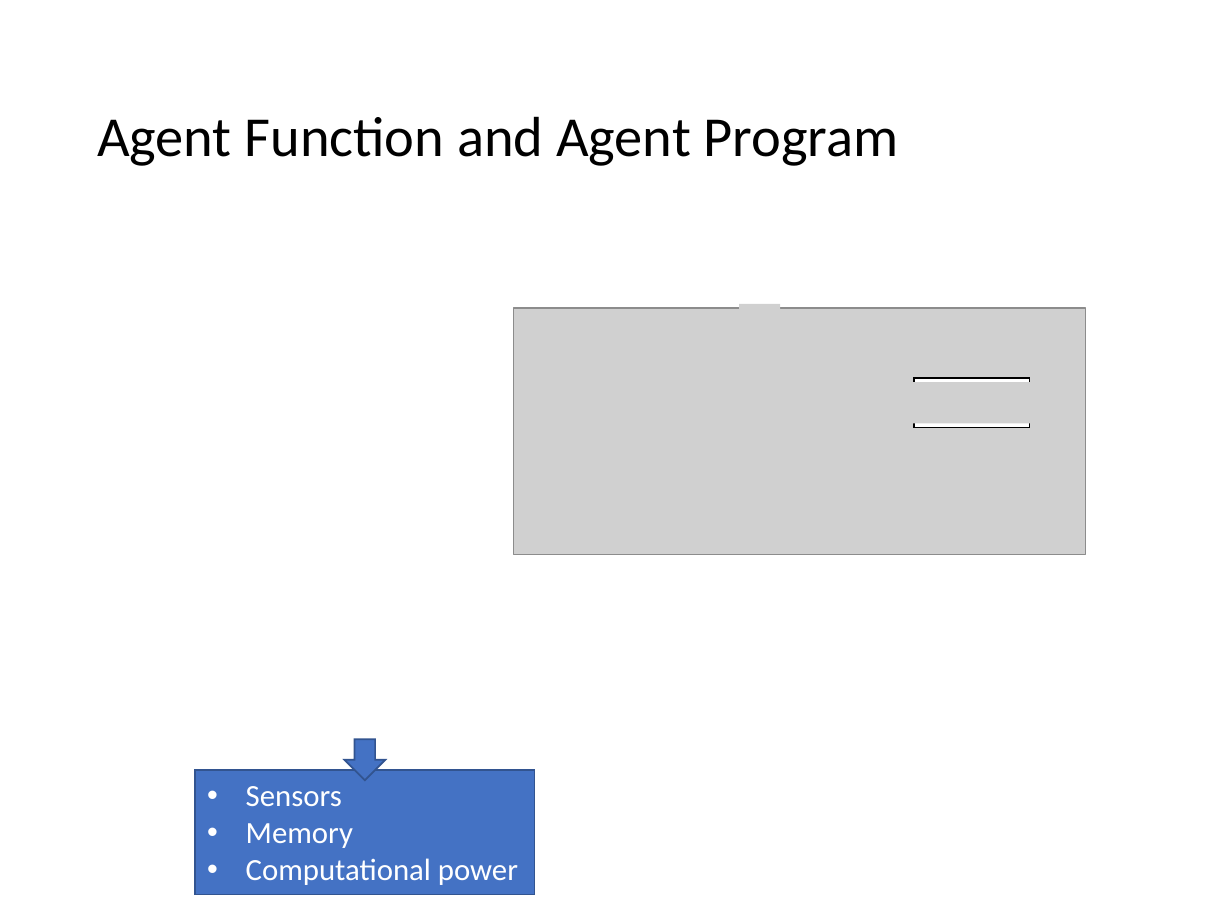
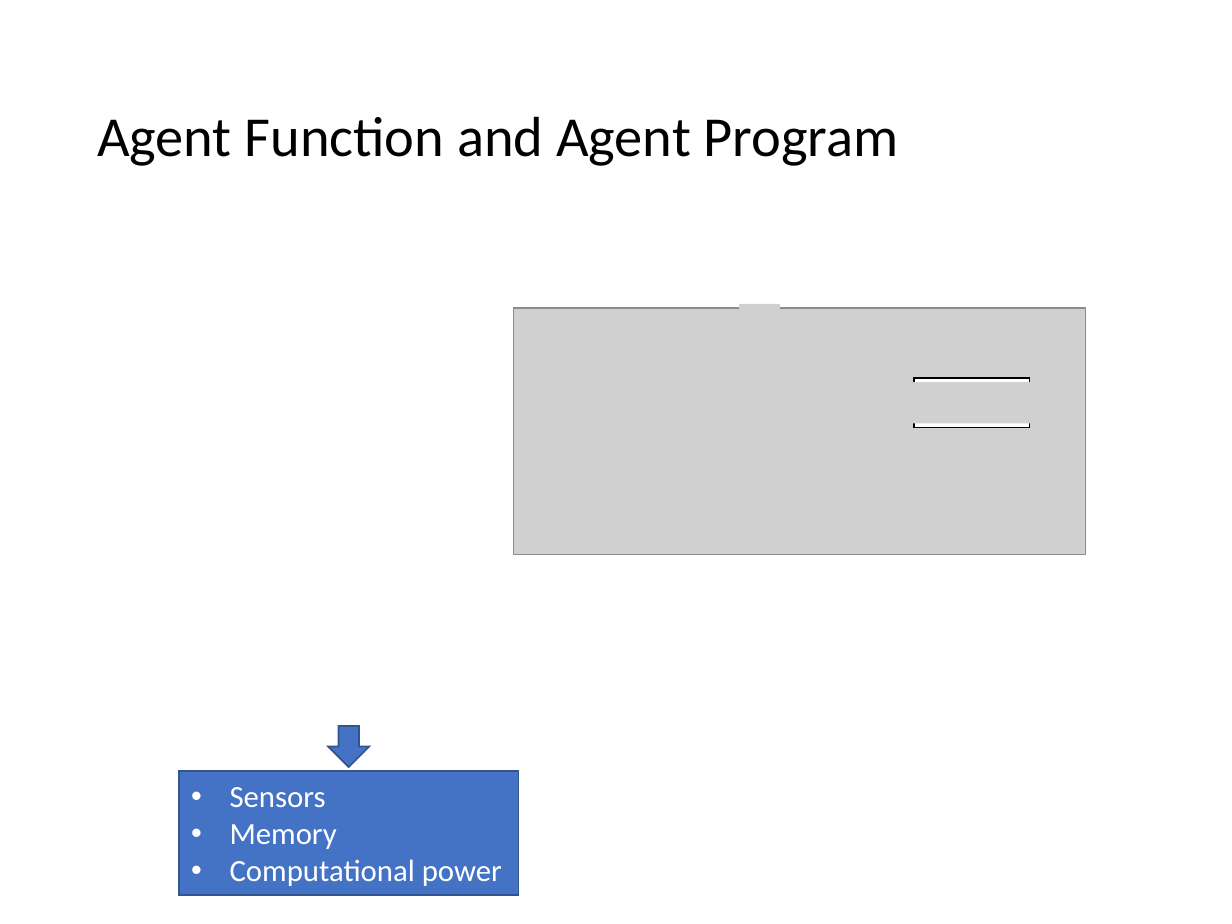
Before and after one commit to mhahsler/CS7320-AI, a slide deck: slide 5 of slides/02_agents.pptx. Drawn at 1232x924 pixels with LibreOffice and Linux fonts; fonts in the diff are those of the drawing; grey boxes stand for pictures. Boxes give left, top, right and bottom in pixels: in the first picture for what was removed or moved away, otherwise in the second. Text is boxed around its words. In the diff, an @@ line names an element or a change of style, - is before the commit and + after.

```diff
--- a/slides/02_agents.pptx
+++ b/slides/02_agents.pptx
@@ down arrow: place and size @@
-down arrow at [344, 739, 384, 780]
+down arrow at [328, 726, 368, 766]
@@ rectangle "Sensors": place and size @@
-rectangle "Sensors" at [195, 770, 535, 894]
+rectangle "Sensors" at [179, 771, 519, 896]
```
Also in this commit, not shown: 2 other slides changed, 1 other file.
